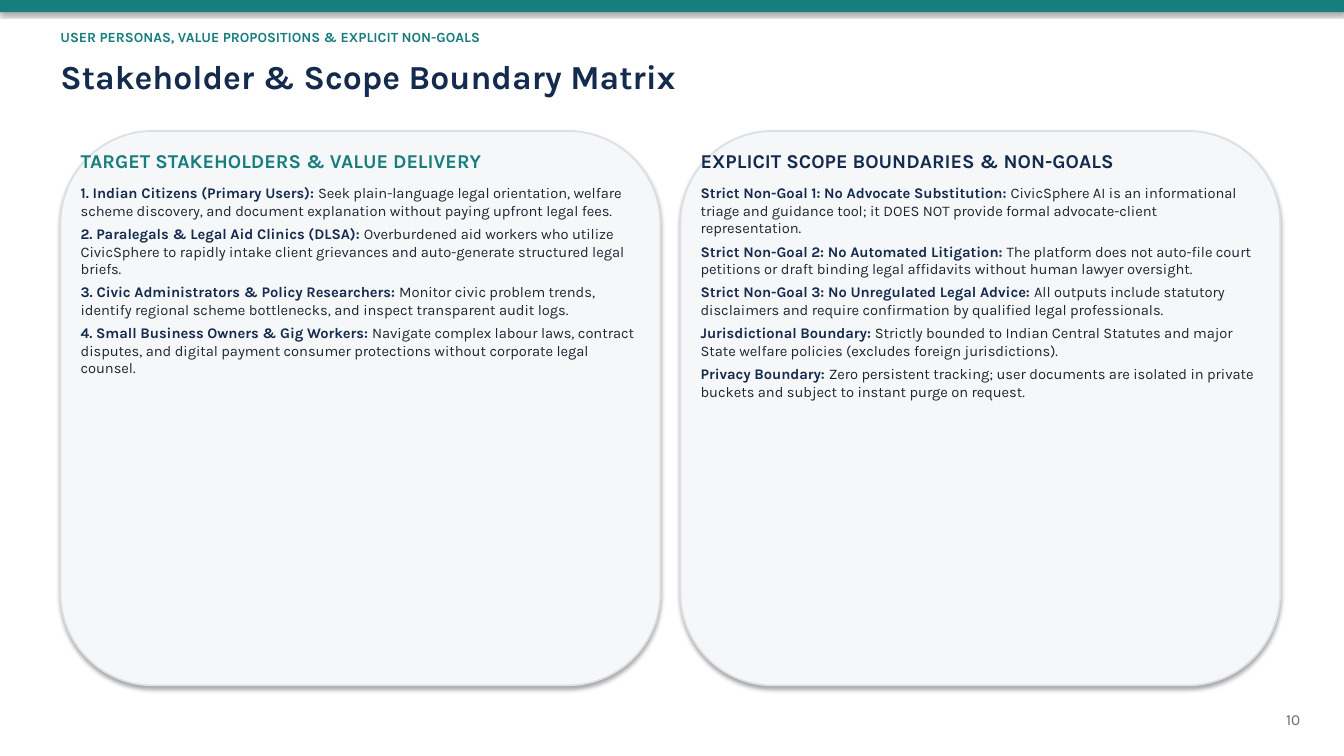
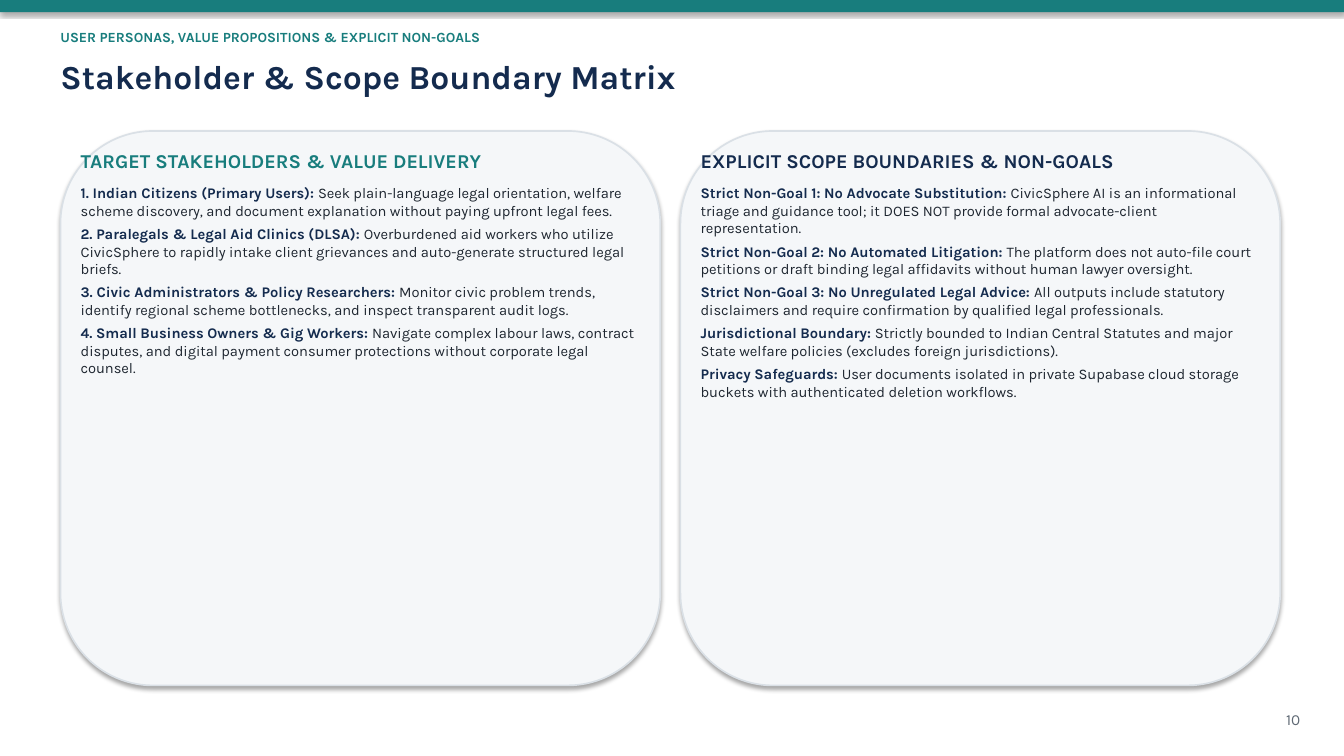
Before and after one commit to DEVANSHSAVLA/Finalyear_MajorProject, a slide deck: slide 10 of docs/review-2-submission/CivicSphere_AI_Review_2_Presentation.pptx. Drawn at 1344x756 pixels with LibreOffice and Linux fonts; fonts in the diff are those of the drawing. Boxes give left, top, right and bottom in pixels: in the first picture for what was removed or moved away, otherwise in the second. Text is boxed around its words. In the diff, an @@ line names an element or a change of style, - is before the commit and + after.

```diff
--- a/docs/review-2-submission/CivicSphere_AI_Review_2_Presentation.pptx
+++ b/docs/review-2-submission/CivicSphere_AI_Review_2_Presentation.pptx
@@ text at [701,368,1239,397]: text changed @@
-Privacy Boundary: Zero persistent tracking; user documents are isolated in private buckets and subject to instant purge on request.
+Privacy Safeguards: User documents isolated in private Supabase cloud storage buckets with authenticated deletion workflows.
```
Also in this commit, not shown: 7 other slides changed, 15 other files.
